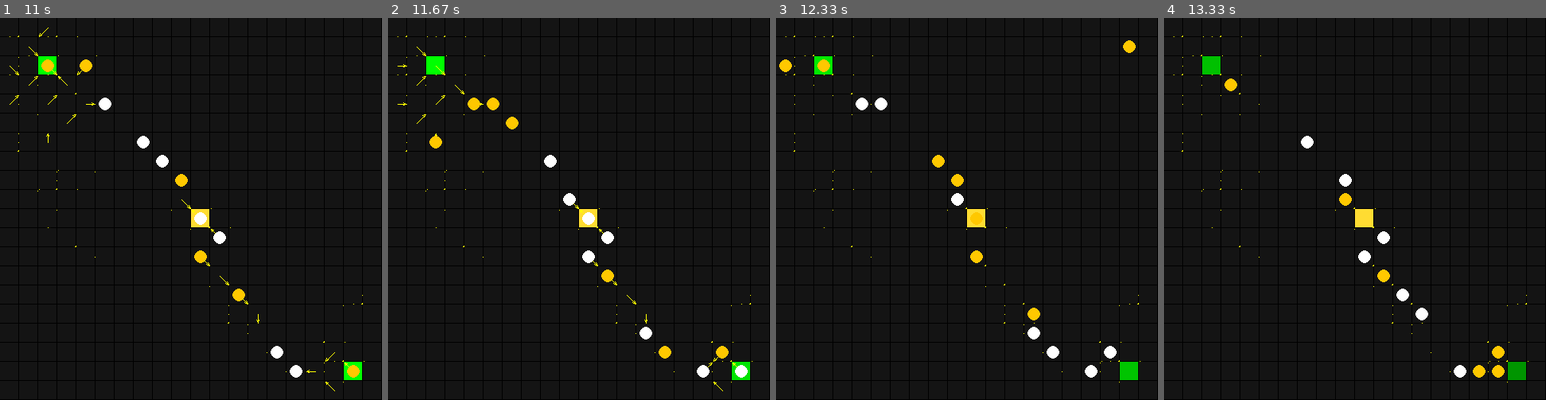
Above: before the commit, frames 1-4 (left to right).
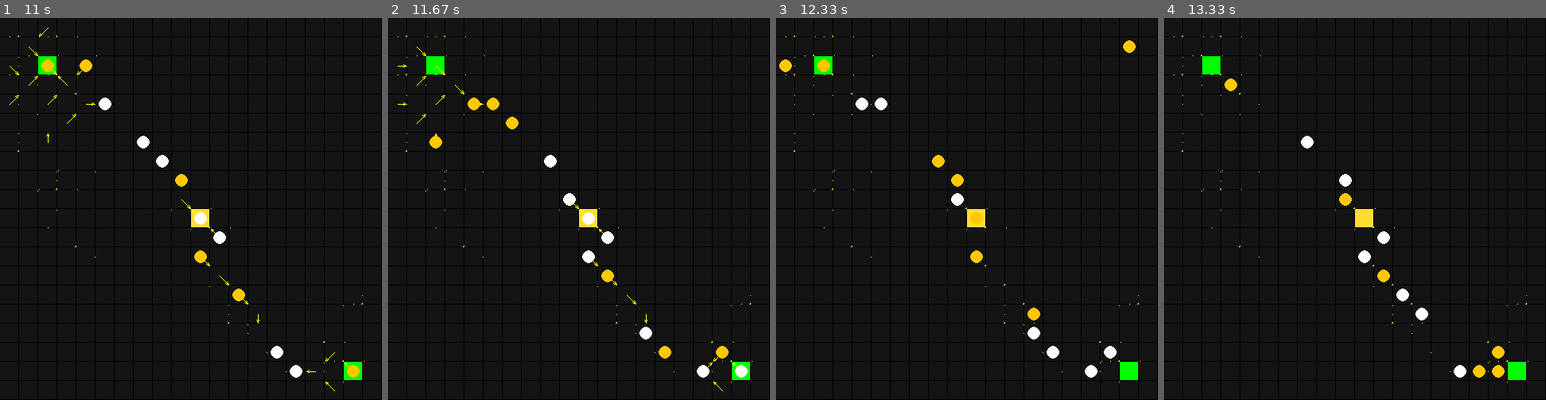
Above: after the commit, the same moments.

Repository: beratmutlu/ant-colony
Game: pygame game, started from web/main.py
The game is run twice, just before and just after one commit, with the same random seed, the same clock (stepped at 60 frames per second) and the same inputs.
Inputs:
- Up to frame 1 (11 s): tap Enter at 0.33 s; tap D at 0.67 s; tap Space at 1, 1.73, 2.03, 2.3, 2.63, 2.93, 3.07, 3.47, 3.77, 4.13, 4.53, 4.83, 5.03, 5.33, 5.53, 5.87, 6.17, 6.37, 6.67, 6.93, 7.27, 7.57, 7.7, 8.1, 8.4, 8.77, 9.17, 9.47, 9.67, 9.97, 10.17, 10.5, 10.8 s; tap G at 1.33, 1.82, 2.38, 3.55, 5.12, 6.45, 7.78, 9.25, 10.58 s; tap F at 3.15, 4.62, 5.95, 7.35, 8.85, 10.25 s
- Up to frame 2 (11.67 s): tap Space at 11, 11.3, 11.57 s; tap F at 11.65 s
- Up to frame 3 (12.33 s): tap Space at 11.9, 12.2 s; tap G at 11.98 s
- Up to frame 4 (13.33 s): tap Space at 12.33, 12.73, 13.03 s; tap F at 12.82 s

Frame 1 is identical in both runs. In frame 2, 0.1% of the frame differs, in the area x 90-95%, y 90-95%; in frame 3, 0.2%; in frame 4, 0.5%, in the area x 10-95%, y 10-95%.

Commit message:
fix: support explicit infinite food configuration

Diff:
--- a/colony/core/simulation.py
+++ b/colony/core/simulation.py
@@ -41,11 +41,15 @@
         self._apply_initial_pheromones(grid, initial_pheromones)
 
         food_properties = cfg.get("food", {})
+        infinite_food = food_properties.get("infinite", True)
         food_pickup_fraction = food_properties.get("pickup_fraction", 0.01)
         food_depletion_threshold = food_properties.get("depletion_threshold", 0.001)
 
-        if not 0 < food_pickup_fraction <= 1:
-            raise ValueError(f"food.pickup_fraction must be > 0 and <= 1, got {food_pickup_fraction}")
+        if infinite_food:
+            food_pickup_fraction = 0.0
+
+        if not 0 <= food_pickup_fraction <= 1:
+            raise ValueError(f"food.pickup_fraction must be >= 0 and <= 1, got {food_pickup_fraction}")
 
         if food_depletion_threshold < 0:
             raise ValueError(f"food.depletion_threshold must be >= 0, got {food_depletion_threshold}")
--- a/configs/default.json
+++ b/configs/default.json
@@ -14,6 +14,7 @@
     "nest_pos": [10, 10],
     "ph_strength": 50.0,
     "food": {
+        "infinite": true,
         "pickup_fraction": 0.01,
         "depletion_threshold": 0.001
     },
